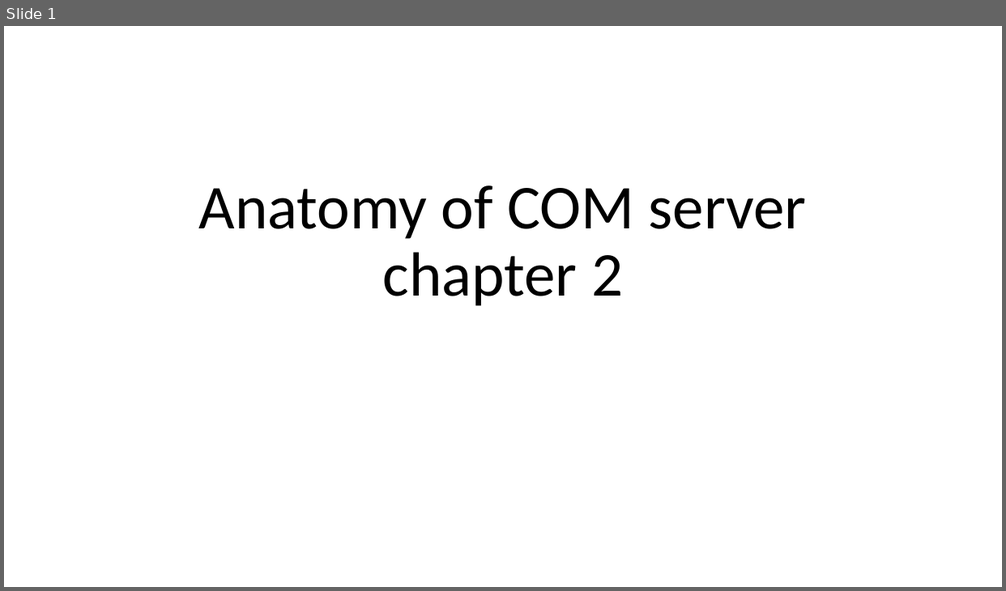
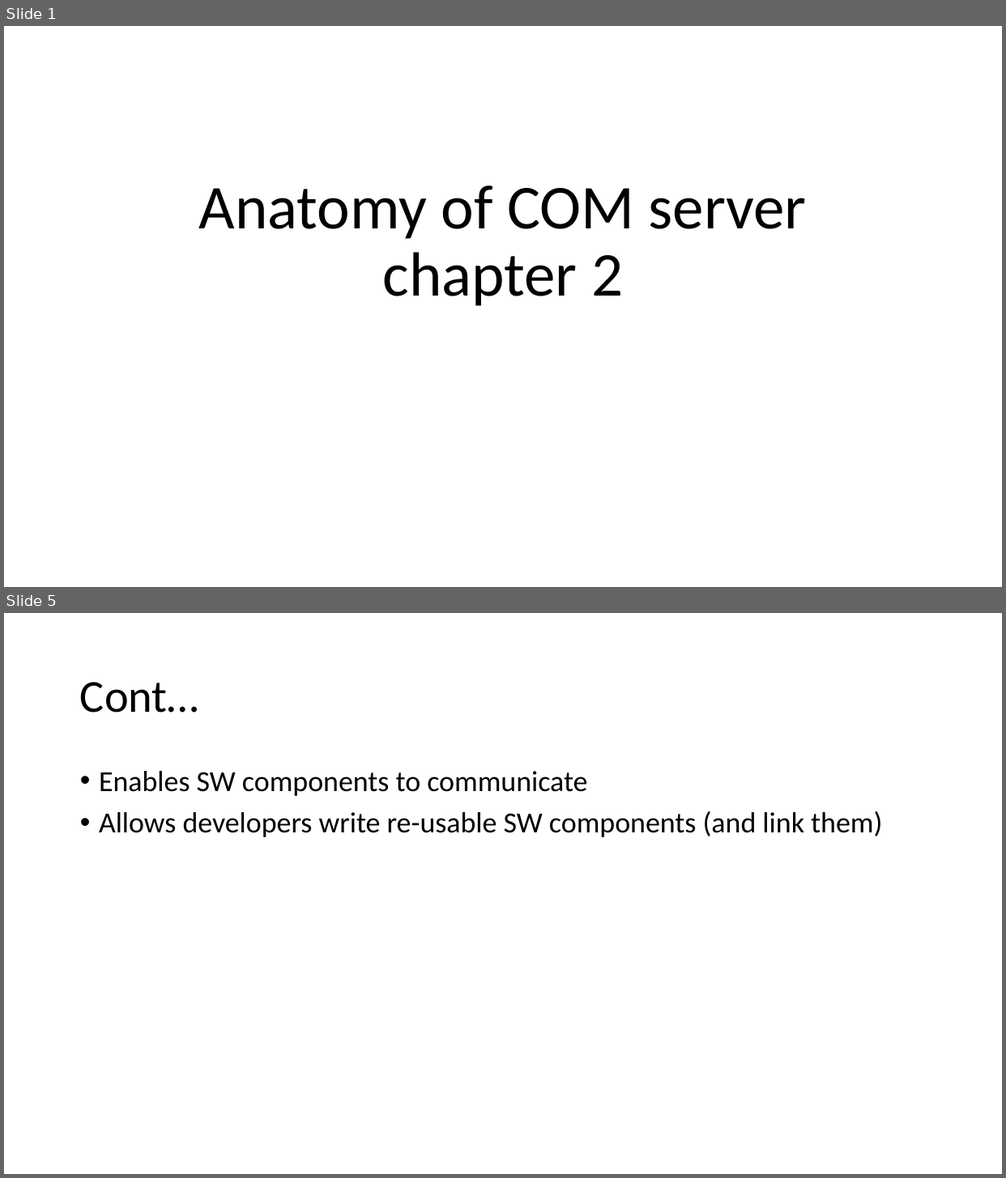
Before and after one commit to rojac07/COM, a slide deck: Chapter2/Anatomy of COM server.pptx. Shown one above the other, each under a label of ours: slide 1 before the commit, slides 1 and 5 after it; the slides between them are not shown. The pictures are 1006x591 and 1006x1178 pixels, drawn with LibreOffice and Linux fonts; fonts in the diff are those of the drawing. Boxes give left, top, right and bottom in pixels: in the first picture for what was removed or moved away, otherwise in the second. Text is boxed around its words. In the diff, an @@ line names an element or a change of style, - is before the commit and + after.

```diff
--- a/Chapter2/Anatomy of COM server.pptx
+++ b/Chapter2/Anatomy of COM server.pptx
@@ slide 5 added at [4, 613, 1002, 1174], background #FFFFFF @@
@@ title added at [80, 682, 199, 713], 44 pt, text #000000 @@
+Cont…
@@ text added at [99, 771, 882, 837], 28 pt, text #000000 @@
+• Enables SW components to communicate
+• Allows developers write re-usable SW components (and link them)
```
Also in this commit, not shown: 1 slide changed, 6 other slides added.
